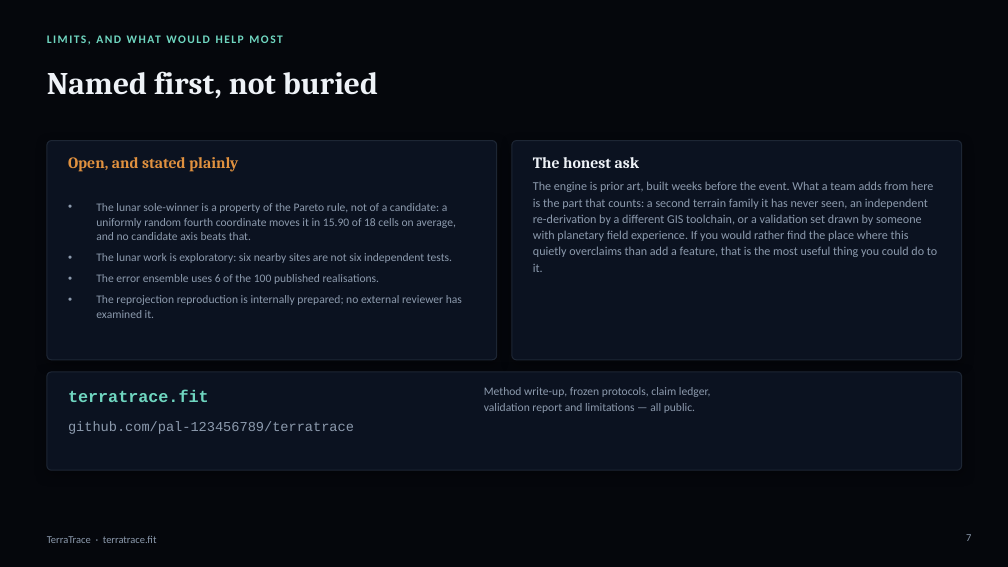
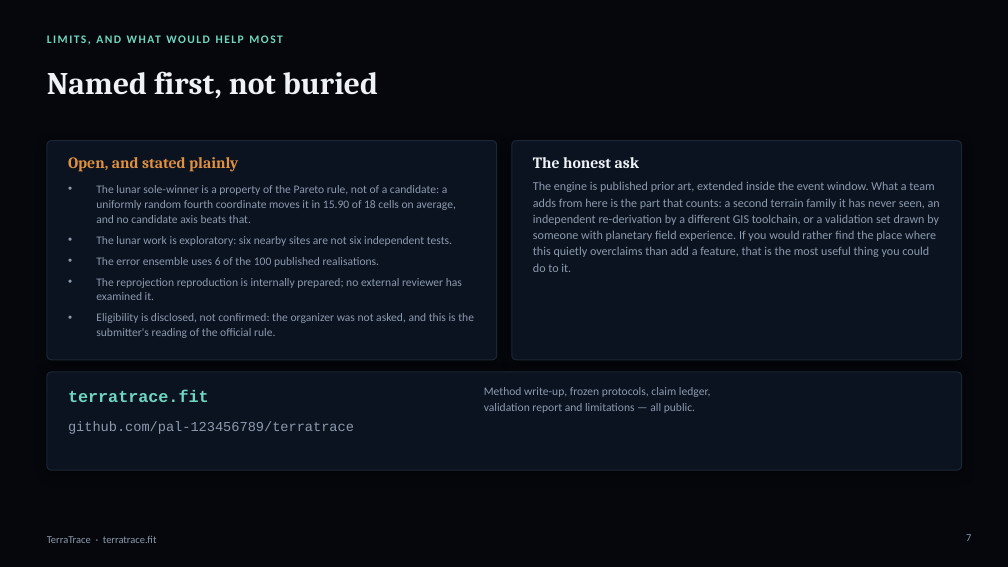
Before and after one commit to pal-123456789/terratrace, a slide deck: slide 7 of TerraTrace-submission.pptx. Drawn at 1008x567 pixels with LibreOffice and Linux fonts; fonts in the diff are those of the drawing. Boxes give left, top, right and bottom in pixels: in the first picture for what was removed or moved away, otherwise in the second. Text is boxed around its words. In the diff, an @@ line names an element or a change of style, - is before the commit and + after.

```diff
--- a/TerraTrace-submission.pptx
+++ b/TerraTrace-submission.pptx
@@ text at (x1=533, y1=181, x2=940, y2=272): text changed @@
-The engine is prior art, built weeks before the event. What a team adds from here is the part that counts: a second terrain family it has never seen, an independent re-derivation by a different GIS toolchain, or a validation set drawn by someone with planetary field experience. If you would rather find the place where this quietly overclaims than add a feature, that is the most useful thing you could do to it.
+The engine is published prior art, extended inside the event window. What a team adds from here is the part that counts: a second terrain family it has never seen, an independent re-derivation by a different GIS toolchain, or a validation set drawn by someone with planetary field experience. If you would rather find the place where this quietly overclaims than add a feature, that is the most useful thing you could do to it.
@@ text at (x1=96, y1=313, x2=474, y2=338): paragraph added @@
+• Eligibility is disclosed, not confirmed: the organizer was not asked, and this is the submitter's reading of the official rule.
```
Also in this commit, not shown: 2 other slides changed, 6 other files.
